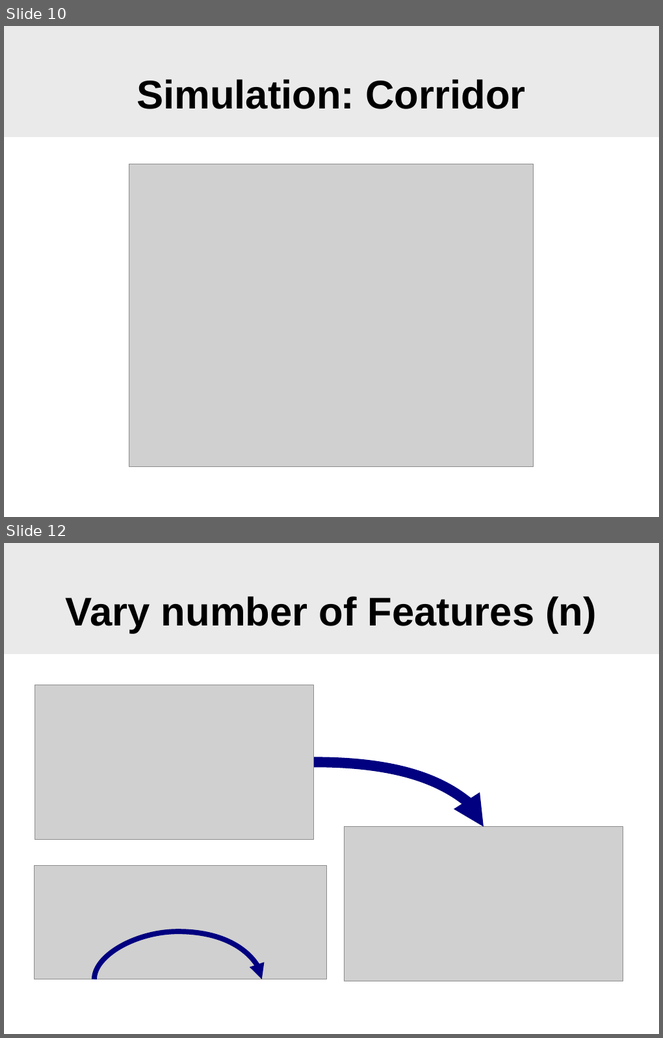
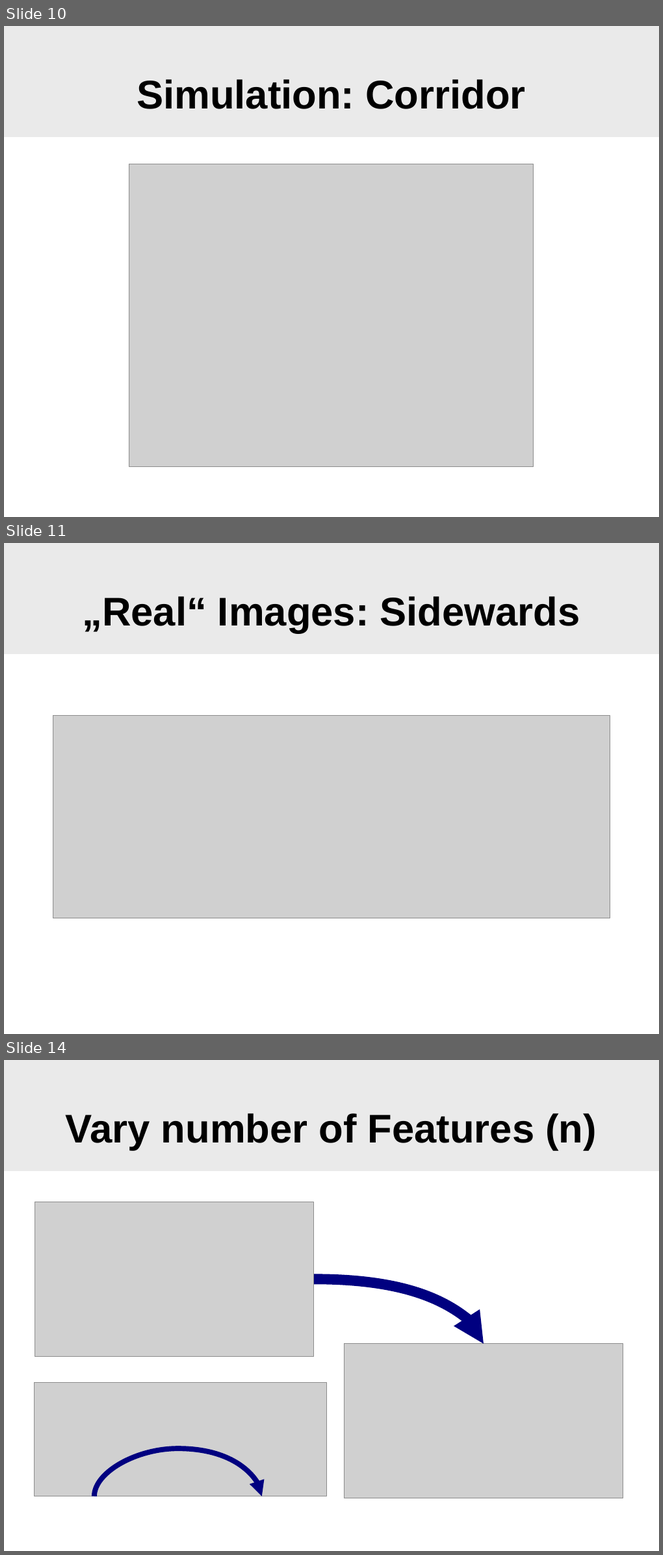
Before and after one commit to SgtPepper123/ICP_3dPhoto, a slide deck: slam/WhyFilter.odp. Shown one above the other, each under a label of ours: slides 10 and 12 before the commit, slides 10, 11 and 14 after it; the slides between them are not shown. The pictures are 663x1038 and 663x1555 pixels, drawn with LibreOffice and Linux fonts; fonts in the diff are those of the drawing; grey boxes stand for pictures; background and template pictures are left out. Boxes give left, top, right and bottom in pixels: in the first picture for what was removed or moved away, otherwise in the second. Text is boxed around its words. In the diff, an @@ line names an element or a change of style, - is before the commit and + after.

```diff
--- a/slam/WhyFilter.odp
+++ b/slam/WhyFilter.odp
@@ slide 11 added at (4, 543, 659, 1034), background #FFFFFF; not listed: 1 template element that a slide beside it also shows @@
@@ title added at (82, 596, 581, 633), 44 pt, text #000000, bold @@
+„Real“ Images: Sidewards
@@ picture added at (53, 716, 610, 919) @@
@@ what was slide 12 is now slide 14 @@
```
Also in this commit, not shown: 2 slides changed, 5 other slides added, 2 slides removed.
